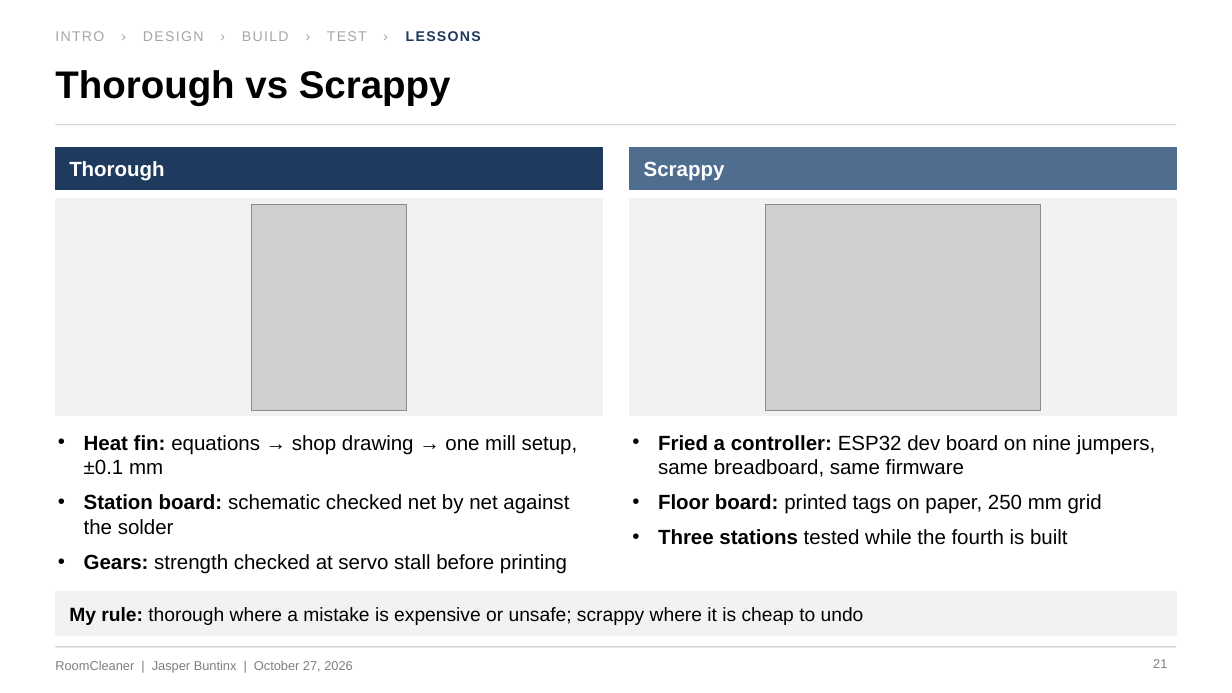
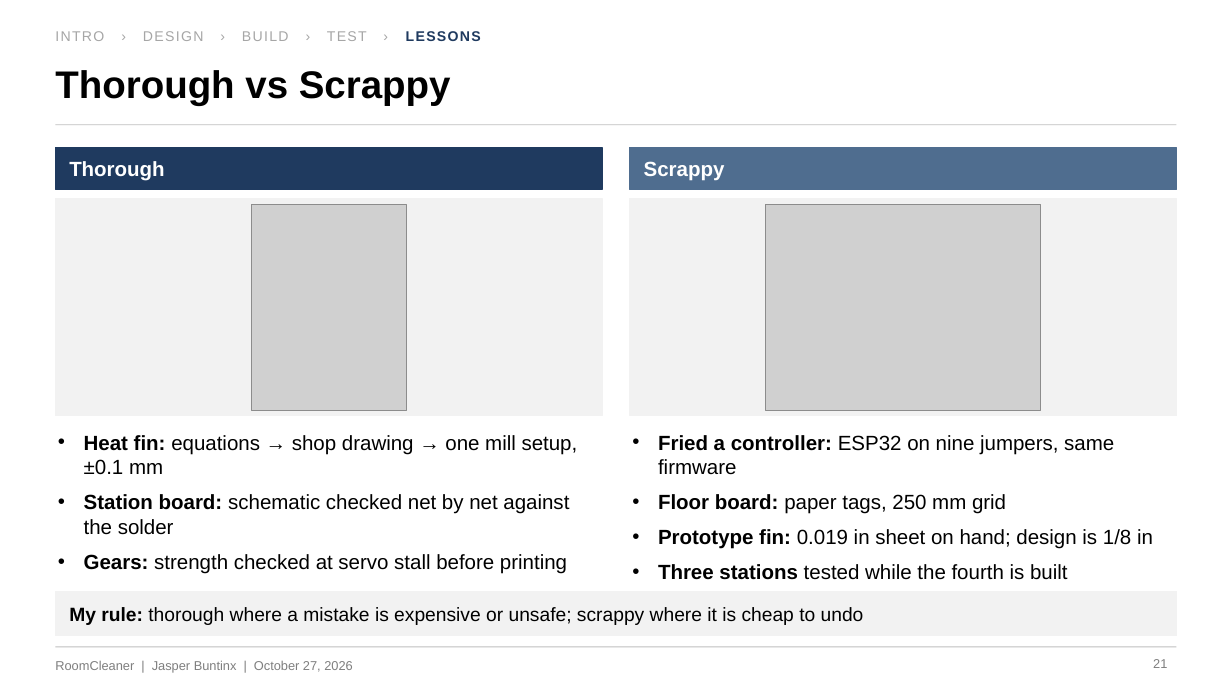
Before and after one commit to Jaspario1199/RoomCleaner, a slide deck: slide 21 of docs/presentation/deck_v5/RoomCleaner_Buntinx_Oct27_v5.pptx. Drawn at 1232x693 pixels with LibreOffice and Linux fonts; fonts in the diff are those of the drawing; grey boxes stand for pictures. Boxes give left, top, right and bottom in pixels: in the first picture for what was removed or moved away, otherwise in the second. Text is boxed around its words. In the diff, an @@ line names an element or a change of style, - is before the commit and + after.

```diff
--- a/docs/presentation/deck_v5/RoomCleaner_Buntinx_Oct27_v5.pptx
+++ b/docs/presentation/deck_v5/RoomCleaner_Buntinx_Oct27_v5.pptx
@@ text at (x1=658, y1=435, x2=1153, y2=549): text changed @@
-• Fried a controller: ESP32 dev board on nine jumpers, same breadboard, same firmware
-• Floor board: printed tags on paper, 250 mm grid
+• Fried a controller: ESP32 on nine jumpers, same firmware
+• Floor board: paper tags, 250 mm grid
+• Prototype fin: 0.019 in sheet on hand; design is 1/8 in
```
Also in this commit, not shown: 6 other slides changed, 7 other files.
